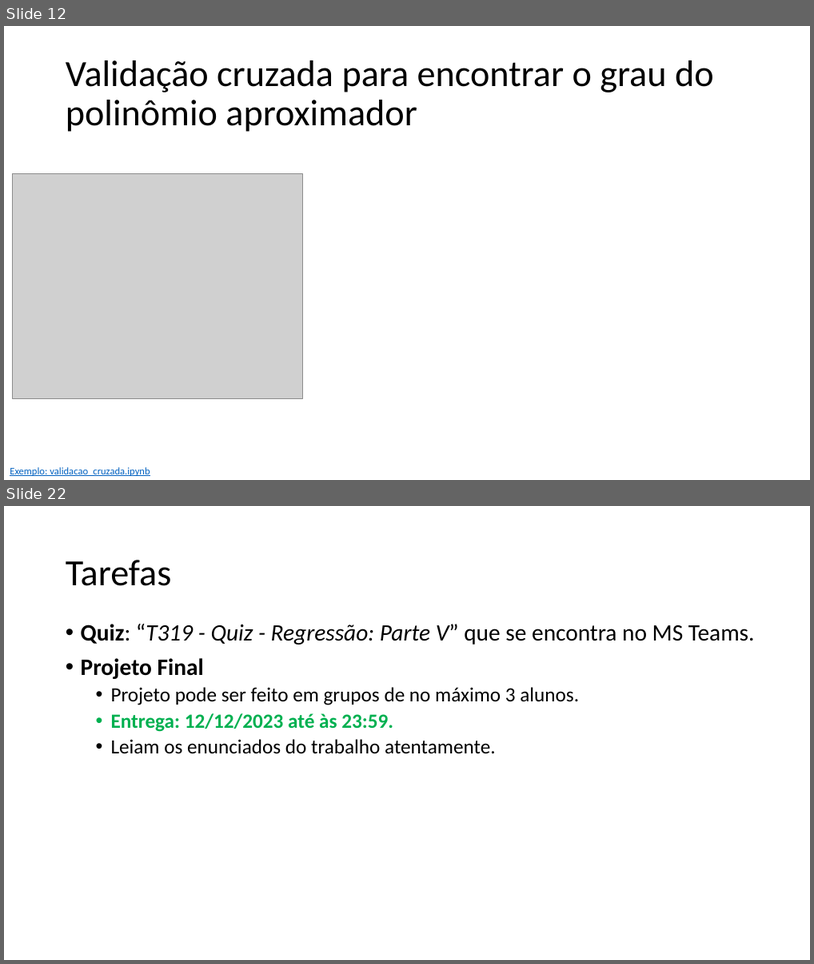
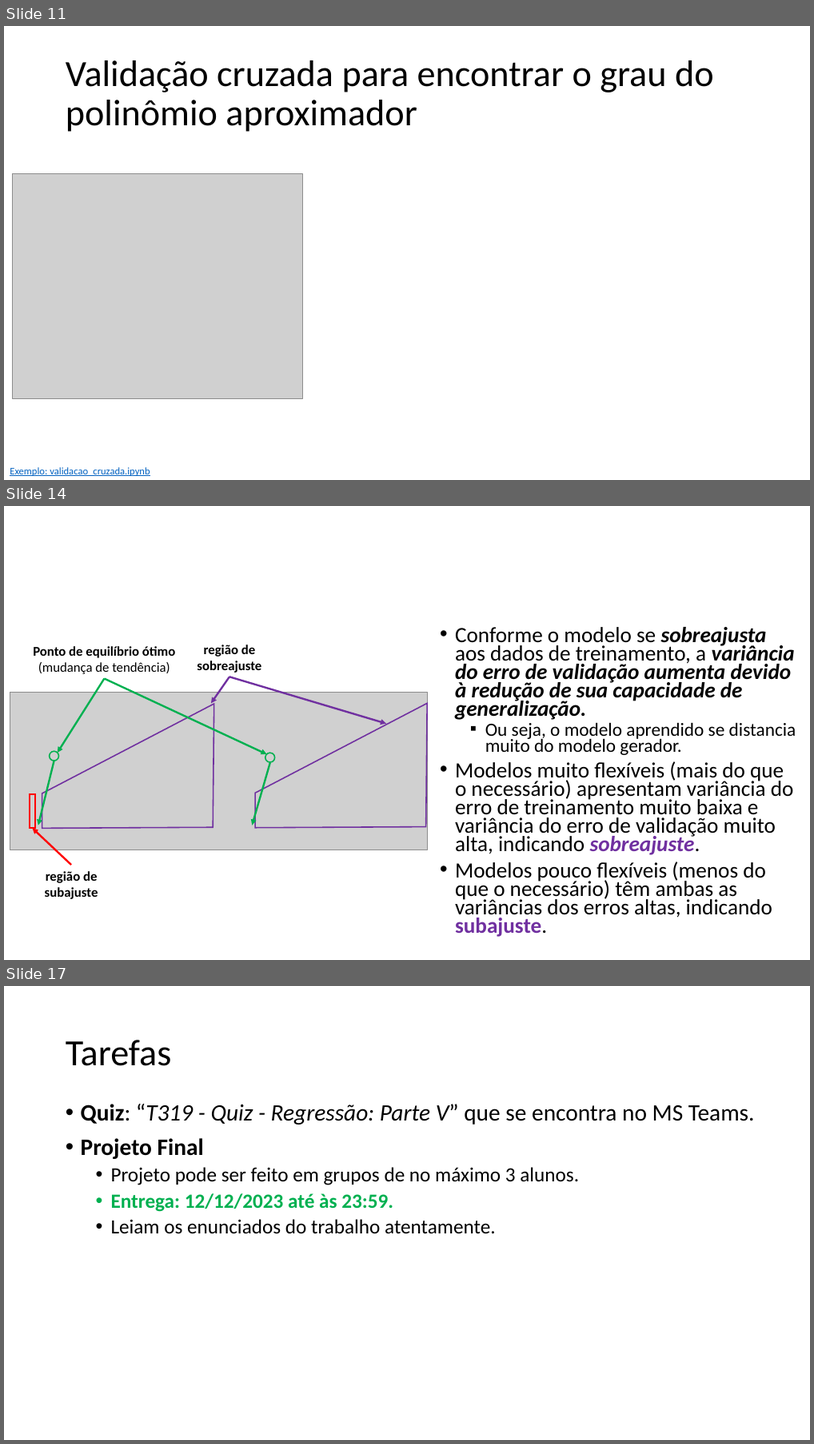
Before and after one commit to zz4fap/t319_aprendizado_de_maquina, a slide deck: slides/T319_Regressão_Linear (Parte V).pptx. Shown one above the other, each under a label of ours: slides 12 and 22 before the commit, slides 11, 14 and 17 after it; the slides between them are not shown. The pictures are 814x964 and 814x1444 pixels, drawn with LibreOffice and Linux fonts; fonts in the diff are those of the drawing; grey boxes stand for pictures. Boxes give left, top, right and bottom in pixels: in the first picture for what was removed or moved away, otherwise in the second. Text is boxed around its words. In the diff, an @@ line names an element or a change of style, - is before the commit and + after.

```diff
--- a/slides/T319_Regressão_Linear (Parte V).pptx
+++ b/slides/T319_Regressão_Linear (Parte V).pptx
@@ slide 14 added at (x1=4, y1=506, x2=810, y2=960), background #FFFFFF @@
@@ text added at (x1=33, y1=646, x2=175, y2=674), 16 pt, text #000000, bold @@
+Ponto de equilíbrio ótimo
+(mudança de tendência)
@@ text added at (x1=197, y1=644, x2=262, y2=672), 16 pt, text #000000, bold @@
+região de sobreajuste
@@ text added at (x1=455, y1=627, x2=797, y2=936), 25.9 pt, text #000000 @@
+• Conforme o modelo se sobreajusta aos dados de treinamento, a variância do erro de validação aumenta devido à redução de sua capacidade de generalização.
+  ▪ Ou seja, o modelo aprendido se distancia muito do modelo gerador.
+• Modelos muito flexíveis (mais do que o necessário) apresentam variância do erro de treinamento muito baixa e variância do erro de validação muito alta, indicando sobreajuste.
+• Modelos pouco flexíveis (menos do que o necessário) têm ambas as variâncias dos erros altas, indicando subajuste.
@@ picture added at (x1=10, y1=692, x2=427, y2=849) @@
@@ arrow added from (105, 679) to (58, 752), #00B050 2.25 pt @@
@@ arrow added from (105, 679) to (267, 754), #00B050 2.25 pt @@
@@ arrow added from (230, 676) to (211, 704), #7030A0 2.25 pt @@
@@ arrow added from (230, 676) to (386, 723), #7030A0 2.25 pt @@
@@ freeform shape added at (x1=42, y1=704, x2=214, y2=828), outline #7030A0 1.5 pt @@
@@ freeform shape added at (x1=256, y1=704, x2=427, y2=828), outline #7030A0 1.5 pt @@
@@ arrow added from (54, 760) to (38, 825), #00B050 2.25 pt @@
@@ ellipse added at (x1=50, y1=751, x2=59, y2=760), outline #00B050 1.5 pt @@
@@ arrow added from (270, 763) to (252, 825), #00B050 2.25 pt @@
@@ ellipse added at (x1=266, y1=753, x2=275, y2=763), outline #00B050 1.5 pt @@
@@ rectangle added at (x1=30, y1=794, x2=35, y2=828), outline #FF0000 1.5 pt @@
@@ arrow added from (71, 864) to (33, 828), #FF0000 2.25 pt @@
@@ text added at (x1=45, y1=871, x2=98, y2=899), 16 pt, text #000000, bold @@
+região de subajuste
@@ what was slide 12 is now slide 11 @@
@@ what was slide 22 is now slide 17 @@
```
Also in this commit, not shown: 2 slides changed, 3 other slides added, 9 slides removed, 1 other file.
